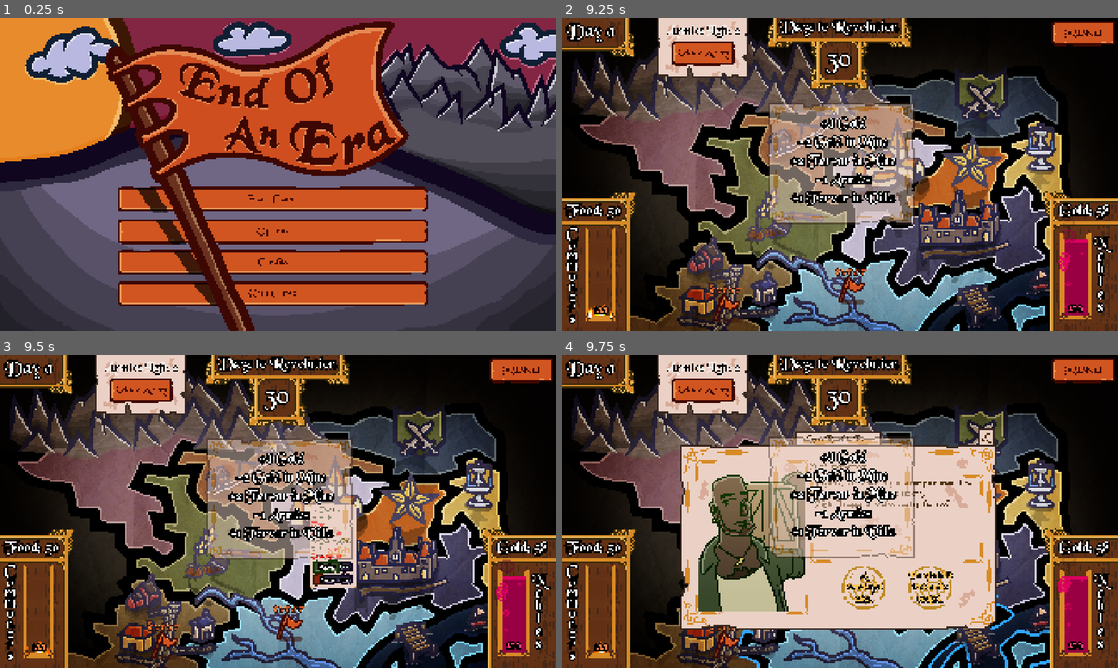
Above: before the commit, frames 1-4 (two rows, left to right).
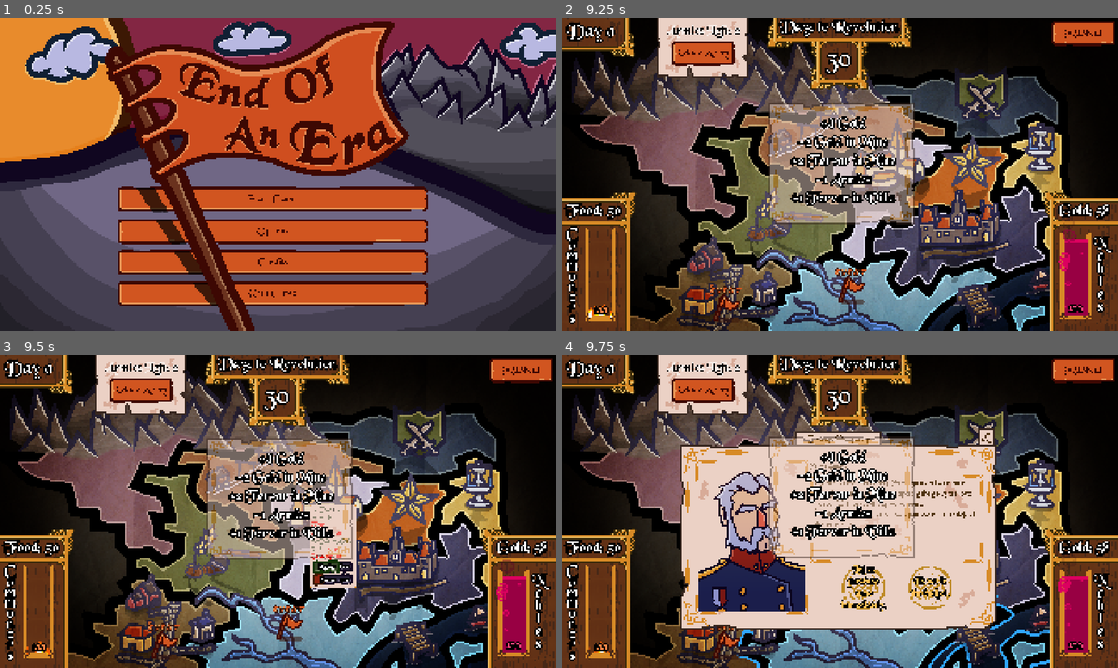
Above: after the commit, the same moments.

Repository: Orangechrisy/gmtk-game-jam-2026
Game: Godot game, scene res://Map/map.tscn
Two runs of this game, one before a commit and one after it. Both use one fixed random seed, a clock stepped at 60 frames per second and the inputs below. Sound files missing from this copy of the repository are replaced by a short silence.
Inputs (mouse positions are in pixels of both pictures, inside the frame that each line leads up to):
- Up to frame 1 (0.25 s): no input
- Up to frame 2 (9.25 s): click "Start Game" at 0.5 s; click "Let the game begin." at 1.25 s; click "Place Army" at 2 s; click "Cancel" at 2.75 s; click "Place Army" at 3.5 s; click "MENU" at 4.25 s; click "Place Army" at 5 s; click "Return" at 5.75 s; move the mouse to (817, 149) at 6.52 s; click (817, 149) at 6.67 s; click "It's a deal!" at 7.25 s; move the mouse to (1040, 161) at 8.02 s; click (1040, 161) at 8.17 s; click "You will not get the chance t…" at 8.75 s
- Up to frame 3 (9.5 s): no input
- Up to frame 4 (9.75 s): move the mouse to (845, 614) at 9.52 s; click (845, 614) at 9.67 s

Frames 1-3 are identical in both runs. In frame 4, 9.2% of the frame differs, in the area x 24-75%, y 25-82%.

Commit message:
no more character dopplegangers

Diff:
--- a/Events/MapEvents/map_event.gd
+++ b/Events/MapEvents/map_event.gd
@@ -30,10 +30,18 @@
 func get_character_name() -> StringName:
 	return character_name
 
+func get_character() -> Character:
+	return GameState.get_character_by_name(character_name)
+
 # Functionality
 
 # can_appear: Checks whether event is able to appear
 func can_appear() -> bool:
+	var char = GameState.get_character_by_name(character_name)
+	if char and char.is_alive:
+		if not GameManager.check_char_already_in_event(char):
+			return false
+
 	for condition in conditions:
 		if not condition.evaluate():
 			return false
--- a/GameStructure/game_manager.gd
+++ b/GameStructure/game_manager.gd
@@ -170,6 +170,13 @@
 			if event.can_appear():
 				event.event_fired()
 				return
+
+func check_char_already_in_event(char: Character) -> bool:
+	for province in GameState.provinces:
+		if province.event_present:
+			if char == province.event_present.get_character():
+				return false
+	return true
 
 ## update the current province in the gamestate,
 func update_current_province(province: Province):
